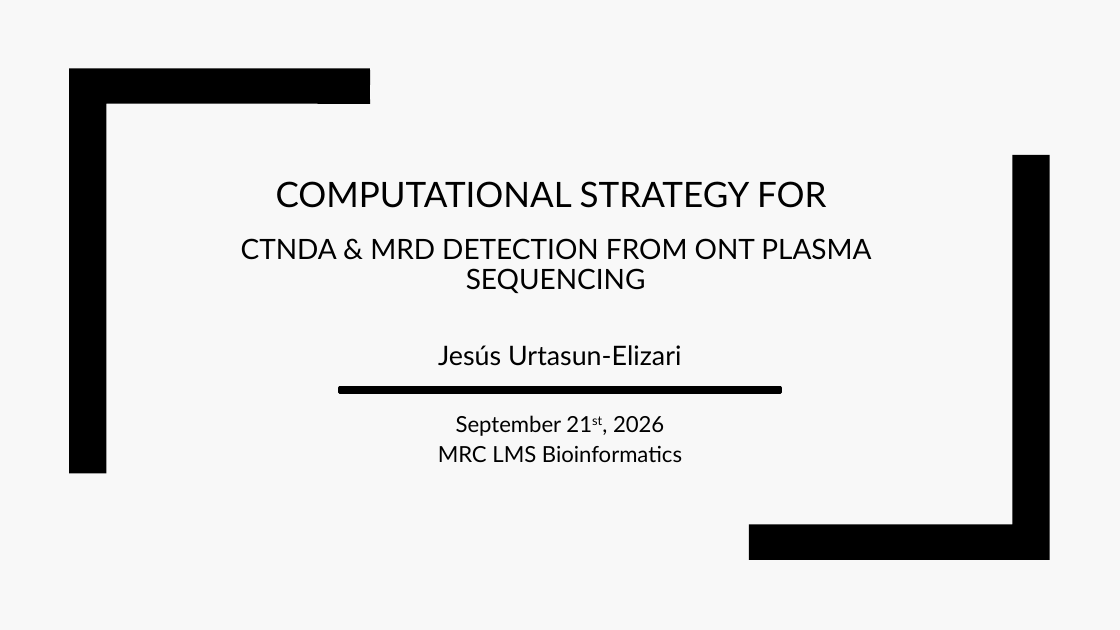
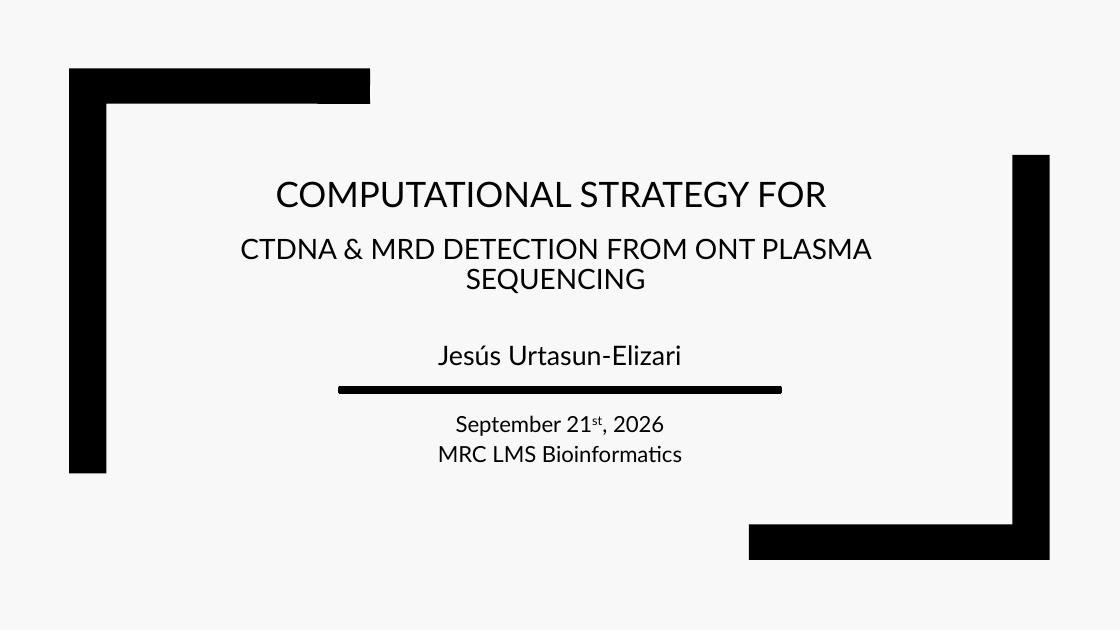
Before and after one commit to jurtasun/presentations, a slide deck: slide 1 of 202609_vhio_symposium/202609_vhio_technical.ppt. Drawn at 1120x630 pixels with LibreOffice and Linux fonts; fonts in the diff are those of the drawing. Boxes give left, top, right and bottom in pixels: in the first picture for what was removed or moved away, otherwise in the second. Text is boxed around its words. In the diff, an @@ line names an element or a change of style, - is before the commit and + after.

```diff
--- a/202609_vhio_symposium/202609_vhio_technical.ppt
+++ b/202609_vhio_symposium/202609_vhio_technical.ppt
@@ title at <box>240,181,872,293</box>: text changed @@
-COMPUTATIONAL STRATEGY FOR
-CTNDA & MRD DETECTION FROM ONT PLASMA SEQUENCING
+COMPUTATIONAL STRATEGY FOR
+CTDNA & MRD DETECTION FROM ONT PLASMA SEQUENCING
```
Also in this commit, not shown: 12 other slides changed, 8 slides added, 16 slides removed, 5 other files.
